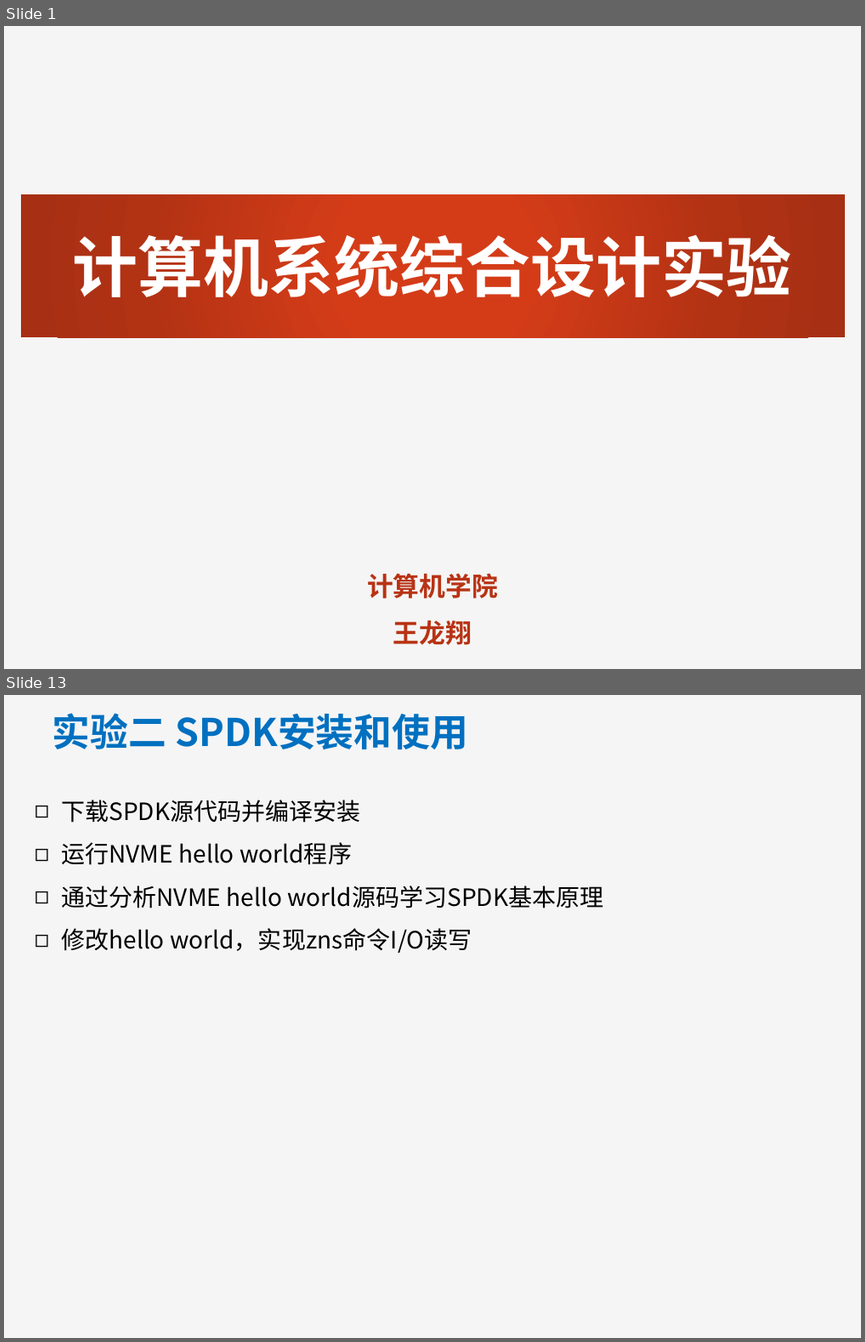
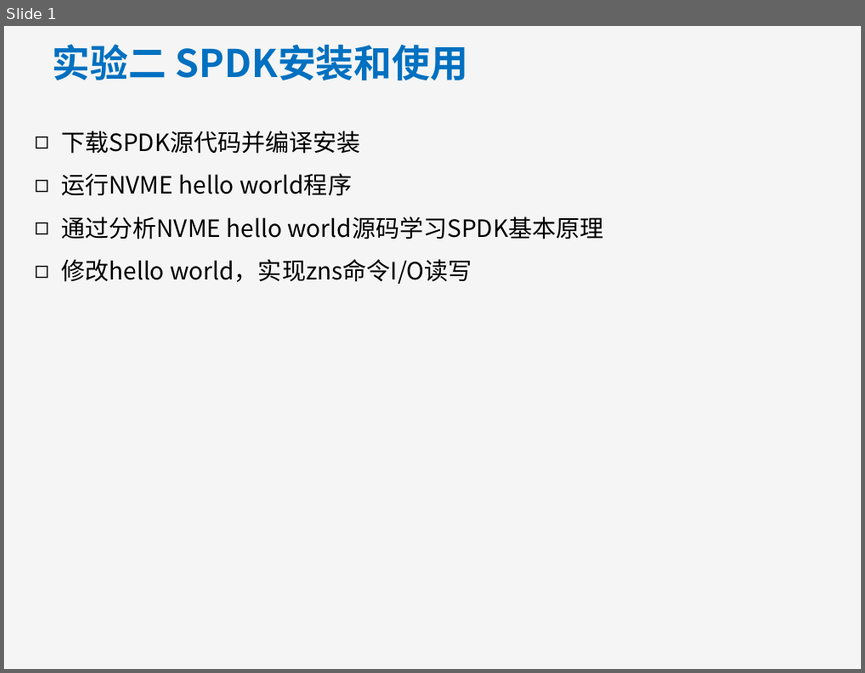
Before and after one commit to MiracleHYH/CS_Exp_ZNS, a slide deck: work/task2/计算机系统综合实验二.pptx. Shown one above the other, each under a label of ours: slides 1 and 13 before the commit, slide 1 after it; the slides between them are not shown. The pictures are 865x1342 and 865x673 pixels, drawn with LibreOffice and Linux fonts; fonts in the diff are those of the drawing; background and template pictures are left out. Boxes give left, top, right and bottom in pixels: in the first picture for what was removed or moved away, otherwise in the second. Text is boxed around its words. In the diff, an @@ line names an element or a change of style, - is before the commit and + after.

```diff
--- a/work/task2/计算机系统综合实验二.pptx
+++ b/work/task2/计算机系统综合实验二.pptx
@@ slide 1 removed at [4,26,861,669], background #F5F5F5 @@
@@ rectangle removed at [21,195,846,338] @@
@@ text removed at [73,225,792,307] @@
-计算机系统综合设计实验
@@ text removed at [367,573,498,645] @@
-计算机学院
-王龙翔
@@ what was slide 13 is now slide 1 @@
```
Also in this commit, not shown: 11 other slides removed, 9 other files.
